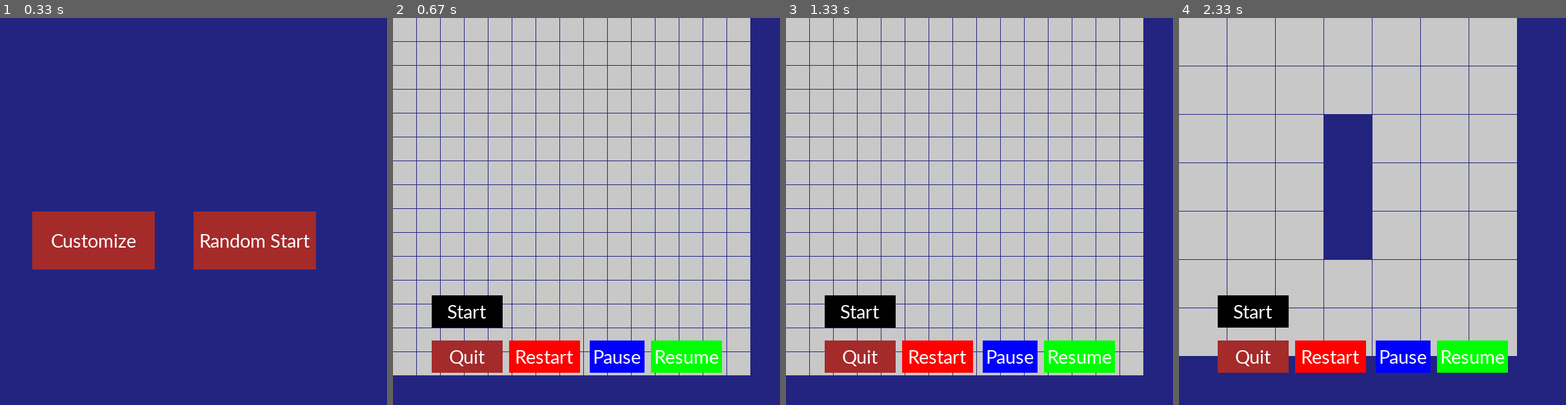
Above: before the commit, frames 1-4 (left to right).
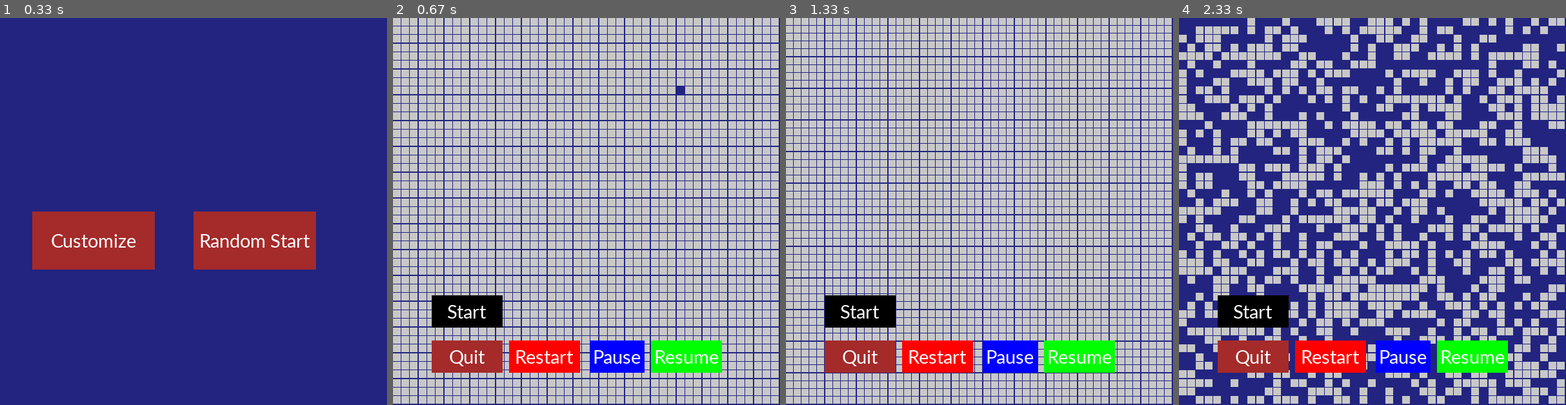
Above: after the commit, the same moments.

Repository: Tesfa-eth/Conways-Game-of-Life
Game: pygame game, started from conways_game_of_life_improved/game.py
Same seed, same stepped clock (60 frames per second), same inputs: the game is played once before the commit and once after it.
Inputs (mouse positions are in pixels of both pictures, inside the frame that each line leads up to):
- Up to frame 1 (0.33 s): no input
- Up to frame 2 (0.67 s): press the mouse at (485, 242) at 0.37 s; move the mouse to (578, 165) at 0.47 s; release the mouse at (671, 91) at 0.6 s
- Up to frame 3 (1.33 s): click "Start" at 0.72 s; click "Resume" at 1.05 s
- Up to frame 4 (2.33 s): press the mouse at (1329, 358) at 1.87 s; move the mouse to (1418, 319) at 1.97 s; release the mouse at (1507, 288) at 2.1 s; click "Random Start" at 2.22 s

Frame 1 is identical in both runs. In frame 2, 29% of the frame differs, in the area x 0-100%, y 0-100%; in frame 3, 30%; in frame 4, 50%.

Commit message:
LOOKING GREAT!
Zooms as needed.
Customization works fine.

Diff:
--- a/conways_game_of_life_improved/game.py
+++ b/conways_game_of_life_improved/game.py
@@ -15,7 +15,7 @@
 import pygame
 import numpy as np
 
-from create_grids import starting_array, add_Glider, add_Blinker, add_beacon, random_array
+from create_grids import pad_array, starting_array, add_Glider, add_Blinker, add_beacon, random_array
 
 from button import Button
 
@@ -29,8 +29,14 @@
 
 def get_neighbours(array, i, j):
     """returns all the 8 neighbours of a cell"""
-    return (array[i-1, j-1], array[i-1, j], array[i-1,j+1], array[i, j-1], array[i, j+1],
-        array[i+1, j-1], array[i+1, j], array[i+1, j+1])
+    # to-do:
+    # take care of the frames rather than padding section
+    row, column = array.shape[0], array.shape[1]
+    if i >= row-2 or j >= column-2:
+        return (0,0,0,0,0,0,0,0)
+    else:
+        return (array[i-1, j-1], array[i-1, j], array[i-1,j+1], array[i, j-1], array[i, j+1],
+            array[i+1, j-1], array[i+1, j], array[i+1, j+1])
 
 def is_padding(cell, padding):
     """
@@ -80,7 +86,7 @@
     newState = np.zeros((array.shape[0], array.shape[1]))
 
     row, column = array.shape[0], array.shape[1]
-    for i, j in np.ndindex(row-1, column-1):
+    for i, j in np.ndindex(row, column):
         #if start_update:
         if start_update:
             #print("UPDATING")
@@ -99,17 +105,20 @@
     return newState
 
 def customize(mouse_position, grid):
-    block_size = WINDOW_HEIGHT//grid.shape[0]
-    i = mouse_position[0]//block_size
-    j = mouse_position[1]//block_size
-    grid[j][i] = 1
+    block_size_height = WINDOW_HEIGHT//grid.shape[0]
+    i = mouse_position[0]//block_size_height
+    j = mouse_position[1]//block_size_height
+    if grid[j][i] == 1:
+        grid[j][i] = 0
+    else:
+        grid[j][i] = 1
     #print(grid)
     return grid
     #print(i,j)
     #print(mouse_position[0]//block_size, mouse_position[1]//block_size)
 
 
-def start_game(grid):
+def start_game():
     """starts the game"""
     global SCREEN, CLOCK
 
@@ -150,14 +159,18 @@
     start = False
     update = False
     custom = False
+    maximize = 0
     while True:
+        if custom: # clicked user input
+            grid = customize(mouse_position, grid)
         for event in pygame.event.get():
                 if event.type == pygame.QUIT:
                     pygame.quit()
 
                 if event.type == pygame.MOUSEBUTTONDOWN:
-                    if custom: # clicked user input
-                        grid = customize(mouse_position, grid)
+                    # give option of drag or click for customization
+                    """if custom: # clicked user input
+                        grid = customize(mouse_position, grid)"""
                     if resume_button.mouse_over(mouse_position):
                         pause = False
                     if pause_button.mouse_over(mouse_position):
@@ -171,12 +184,16 @@
                         custom = False
                         #main()
                     if random_button.mouse_over(mouse_position):
+                        start_x = 45
+                        start_y = 45 # to be safely removed later
+                        grid = random_array(start_x, start_y)
                         start = True
                     if customize_button.mouse_over(mouse_position):
-                        array_start = starting_array((16,16))
+                        # once done remove all the occurance of start_x and start_y except this one
+                        start_x = 45
+                        start_y = 45
+                        grid = starting_array((start_x,start_y))
                         custom = True
-                        #add_Glider(array_start.shape[0]//2 -2,array_start.shape[0]//2 -2, array_start)
-                        grid = array_start
                         start = True
 
                 if event.type == pygame.MOUSEBUTTONDOWN:
@@ -188,7 +205,10 @@
 
         if start:
             SCREEN.fill(BLUE)
-            grid = update_grid(grid, WINDOW_HEIGHT//grid.shape[0], update) # has to be both height and width
+            if maximize % 15 == 0 and update == True:
+                grid = pad_array(grid, 0)
+                print("maximizing now")
+            grid = update_grid(grid, WINDOW_HEIGHT/grid.shape[0], update) # has to be both height and width
             # draw buttons
             resume_button.draw_rect(SCREEN)
             pause_button.draw_rect(SCREEN)
@@ -196,6 +216,8 @@
             quit_button.draw_rect(SCREEN)
             start_button.draw_rect(SCREEN)
 
+            maximize += 1
+
         # before the game starts
         else:
             # menu
@@ -210,13 +232,13 @@
 
 
 def main(begin=random_array(20, 20)):
-    array_start = starting_array((8,8))
+    #array_start = starting_array((8,8))
     #array_start = begin
-    add_Blinker(array_start.shape[0]//2 -2,array_start.shape[0]//2 -2, array_start)
+    #add_Blinker(array_start.shape[0]//2 -2,array_start.shape[0]//2 -2, array_start)
     #add_Glider(array_start.shape[0]//2 -2,array_start.shape[0]//2 -2, array_start)
     #add_beacon(array_start.shape[0]//2 -2,array_start.shape[0]//2 -2, array_start)
 
-    start_game(array_start)
+    start_game()
 
 
 if __name__ == "__main__":
